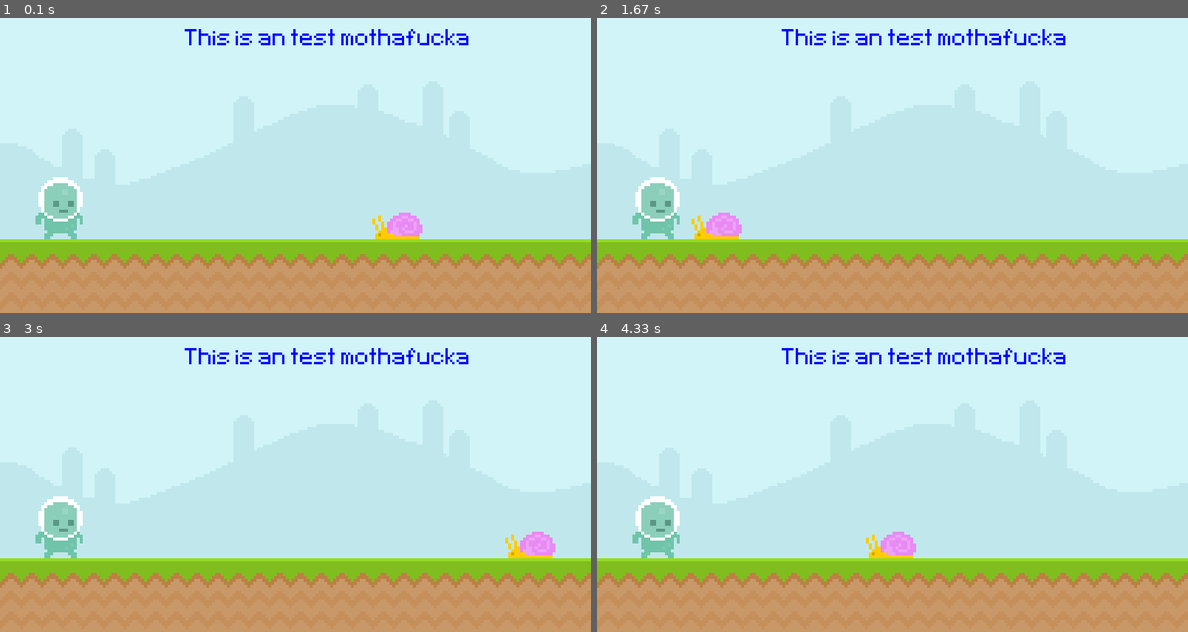
Above: before the commit, frames 1-4 (two rows, left to right).
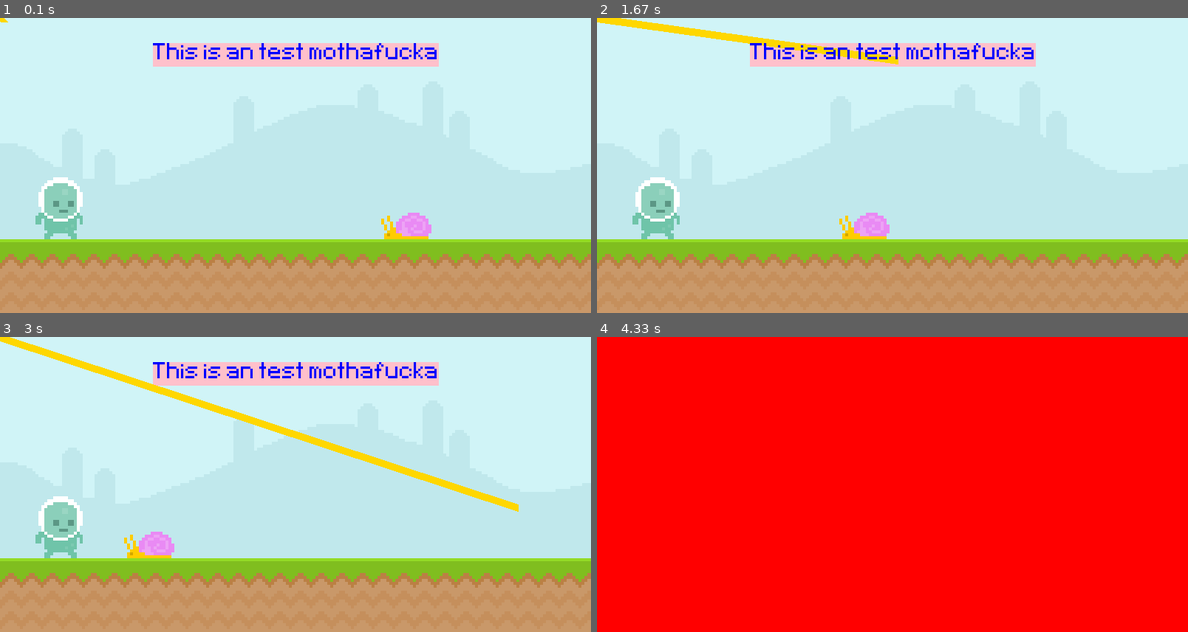
Above: after the commit, the same moments.

Repository: j4zyln2-cshpy/Final-Proyect
Game: pygame game, started from tests/pygame/game.py
The game is run twice, just before and just after one commit, with the same random seed, the same clock (stepped at 60 frames per second) and the same inputs.
Inputs (mouse positions are in pixels of both pictures, inside the frame that each line leads up to):
- Up to frame 1 (0.1 s): no input
- Up to frame 2 (1.67 s): press the mouse at (656, 206) at 0.37 s; move the mouse to (679, 165) at 0.47 s; release the mouse at (709, 121) at 0.6 s; tap Space at 0.67 s; press the mouse at (656, 206) at 1.03 s; move the mouse to (803, 186) at 1.13 s; release the mouse at (957, 165) at 1.27 s; press the mouse at (656, 206) at 1.37 s; move the mouse to (774, 133) at 1.47 s; release the mouse at (898, 59) at 1.6 s
- Up to frame 3 (3 s): press the mouse at (59, 525) at 1.7 s; move the mouse to (171, 561) at 1.8 s; release the mouse at (283, 590) at 1.93 s; press the mouse at (59, 525) at 2.03 s; move the mouse to (94, 528) at 2.13 s; release the mouse at (130, 531) at 2.27 s; press the mouse at (59, 525) at 2.37 s; move the mouse to (206, 460) at 2.47 s; release the mouse at (360, 398) at 2.6 s; press the mouse at (59, 525) at 2.7 s; move the mouse to (289, 516) at 2.8 s; release the mouse at (520, 508) at 2.93 s
- Up to frame 4 (4.33 s): no input

The runs differ from the first frame. In frame 1, 5.2% of the frame differs, in the area x 0-80%, y 0-75%; in frame 2, 6.6%; in frame 3, 8.0%; in frame 4, 100%, in the area x 0-100%, y 0-100%.

Commit message:
actualizando juego, metiendo más por el apartado de colisiones y empezando a crear pantallas rojas, ademas de más pruebas de otras funciones

Diff:
--- a/tests/pygame/game.py
+++ b/tests/pygame/game.py
@@ -6,7 +6,7 @@
 clock = pygame.time.Clock() #we insert our clock to manage our game loop
 pygame.display.set_caption('idk') #we define the title or caption of our window
 p_surface = pygame.Surface((100,200)) #it creates a surface, the surface is techincally what u see on the game, it's the game window
-
+player_gravity = 0
 #now, let's display images
 
 #we'll use an convert function ()
@@ -21,7 +21,9 @@
 #-- Convert(): Use this for opaque images (like background)
 # -- Convert_alpha(): This is for transparent images (like character sprites). Preserves the semi-transparent pixels
 
-#now, we'll use a get_rect function
+#now, we'll use a get_rect function, for example:
+
+# polla = polla.get_rect(bottomleft = (4949, 4i)) (obviouslt this is wrong but it's an example)
 
 #extra : get_rect(): it creates an "invisible box" around an image or an text, it's the same size as our sprites :3, it also gives us permission to change our x/y coords
 # u only have to give him the dir of ur character and the x / y coords
@@ -32,37 +34,58 @@
 #we can blit fonts? YES, WE CAN, BUT HOW?
 
 text_font = pygame.font.Font('tests/pygame/font/Pixeltype.ttf', 50) #first we call the font, we declare one font at specific, and we declare also the length of it
-text_font_surface = text_font.render('This is an test mothafucka', 50, 'Blue') #and now we render the font, we give the tirle of the font. the length, and the color of it lol
+score = text_font.render('This is an test mothafucka', 50, 'Blue') #and now we render the font, we give the tirle of the font. the length, and the color of it lol
+
+score_rect = score.get_rect(center= (400, 50 )) #now we center the score lol
+
+# and now we create the variable, game_active, it will be a boolean value, if it's False, the game will end
+
+game_active = True
 
 #the "main" code:
 
 while True: #this will be executed until we quit the window
     for event in pygame.event.get():
-         if event.type == pygame.QUIT:
+        if event.type == pygame.QUIT:
             pygame.quit() #we quit the game
             exit() #we exit the window
-         if event.type == pygame.MOUSEBUTTONUP:
-             if player_rect.collidepoint(event.pos): print('collision')
+        if event.type == pygame.MOUSEBUTTONDOWN and player_rect.bottom >= 300:
+            if player_rect.collidepoint(event.pos): print('collision')
+            player_gravity -= 20
+        if event.type == pygame.KEYDOWN and player_rect.bottom >= 300:
+            if event.key == pygame.K_SPACE:
+                 player_gravity -= 20
+                 #print('jump')
+        #if event.type == pygame.KEYUP:
+                    #print('key up')
+    if game_active:
+       screen.blit(superficie_cielo, (0,0))   #this will be at top, X: 0, Y:0, it will be at the top of the window
+       screen.blit(superficie_suelo, (0,300))  #meanwhile, this will be at the other end of the window, that means, it'll be at the bottom lol
+       pygame.draw.rect(screen, 'Pink', score_rect, 100)  #we draw a rectangle
+       pygame.draw.line(screen, 'Gold', (0, 0), pygame.mouse.get_pos(), 10)
+       #pygame.draw.ellipse(screen, 'Red', pygame.Rect(50, 200, 100, 100)) - we draw a ellipse
+       screen.blit(score, score_rect) #i changed the name of the variable
 
-    screen.blit(superficie_cielo, (0,0))   #this will be at top, X: 0, Y:0, it will be at the top of the window
-    screen.blit(superficie_suelo, (0,300))  #meanwhile, this will be at the other end of the window, that means, it'll be at the bottom lol
-    screen.blit(text_font_surface, (250,15))
+       caracol_rect.x -= 2 #now, on the game loop, he will move 2 to the left
+       if caracol_rect.right < 0: caracol_rect.left = 800
+       screen.blit(caracol_superficie, caracol_rect) #now we blit the snail to the window
 
-    caracol_rect.x -= 4 #now, on the game loop, he will move 4 to the left
-    if caracol_rect.right < 0: caracol_rect.left = 800
-    screen.blit(caracol_superficie, caracol_rect) #now we blit the snail to the window
-    screen.blit(player_superficie, player_rect)
+       player_gravity += 1
+       screen.blit(player_superficie, player_rect)
+       player_rect.y += player_gravity
+       if player_rect.bottom >= 300: player_rect.bottom = 300
     #player_rect.left += 1
 
-    if caracol_x < -100: caracol_x = 800
+       if caracol_rect.colliderect(player_rect): #in case the player and the snail collides on the window, it will "unable" the True boolean value, and the game will end or freeeze to create the game_over state
+         game_active = False
+    else:
+         screen.fill('Red')
+
+       #if caracol_x < -100: caracol_x = 800
 
     #now we're gonna use collisions
 
     #player_rect.colliderect(caracol_rect) #is a method or function used to know if two rectangles are intercepted or touching on the scrren
-
-    mouse_pos = pygame.mouse.get_pos()
-    if player_rect.collidepoint((mouse_pos)):
-        print(pygame.mouse.get_pressed())
 
     pygame.display.update() #updates EVERYTHING (in 60fps btw), but? we can create an statement? YES, WE CAN,
     clock.tick(60) #the loop tells pygame that the game or frame loop "it cant'be faster than 60 times per second, or 17 milliseconds"
@@ -70,6 +93,31 @@
 
 
 
+
+
+
+
+
+
+
+
+
+
+
+
+
+
+
+
+
+
+
+
+
+
+
+
+# EXTRA:
 #most common event types: QUIT, ACTIVEEVENT, KEYDOWN, KEYUP, MOUSEMOTION, MOUSEBUTTONUP, VIDEORESIZE, VIDEOEXPOSE, USEREVENT
 
 #pd: todos estos fondos no son míos, son de Clear Code, pueden encontrarlo en youtube, solo busquenlo en Github
